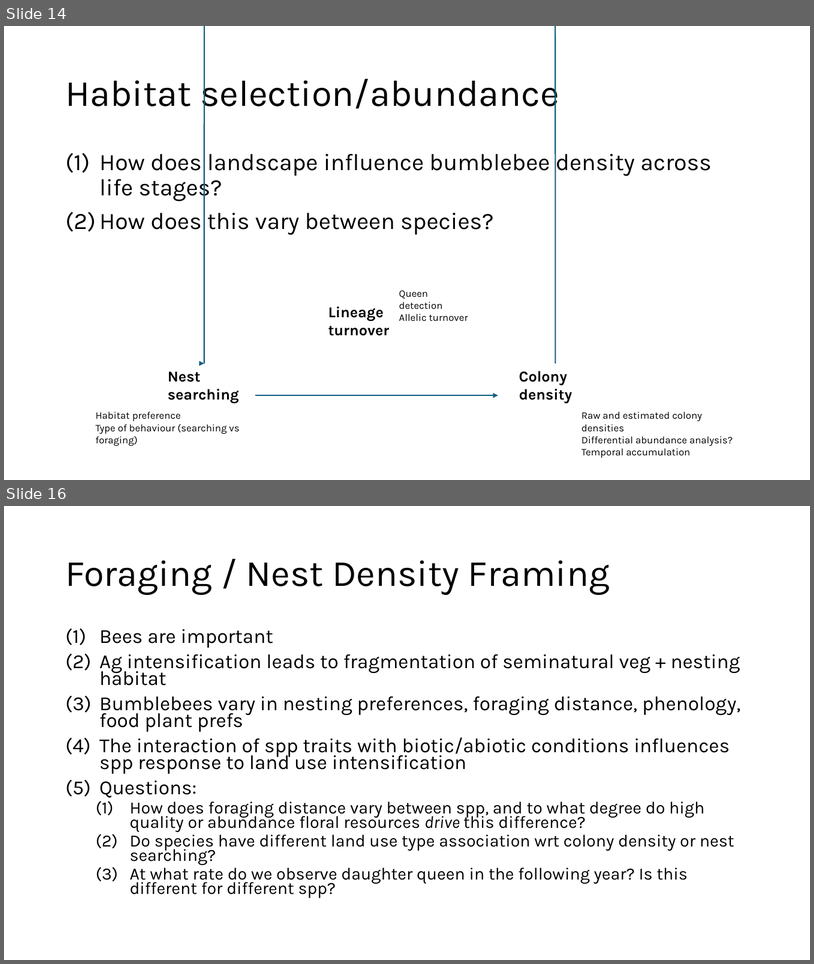
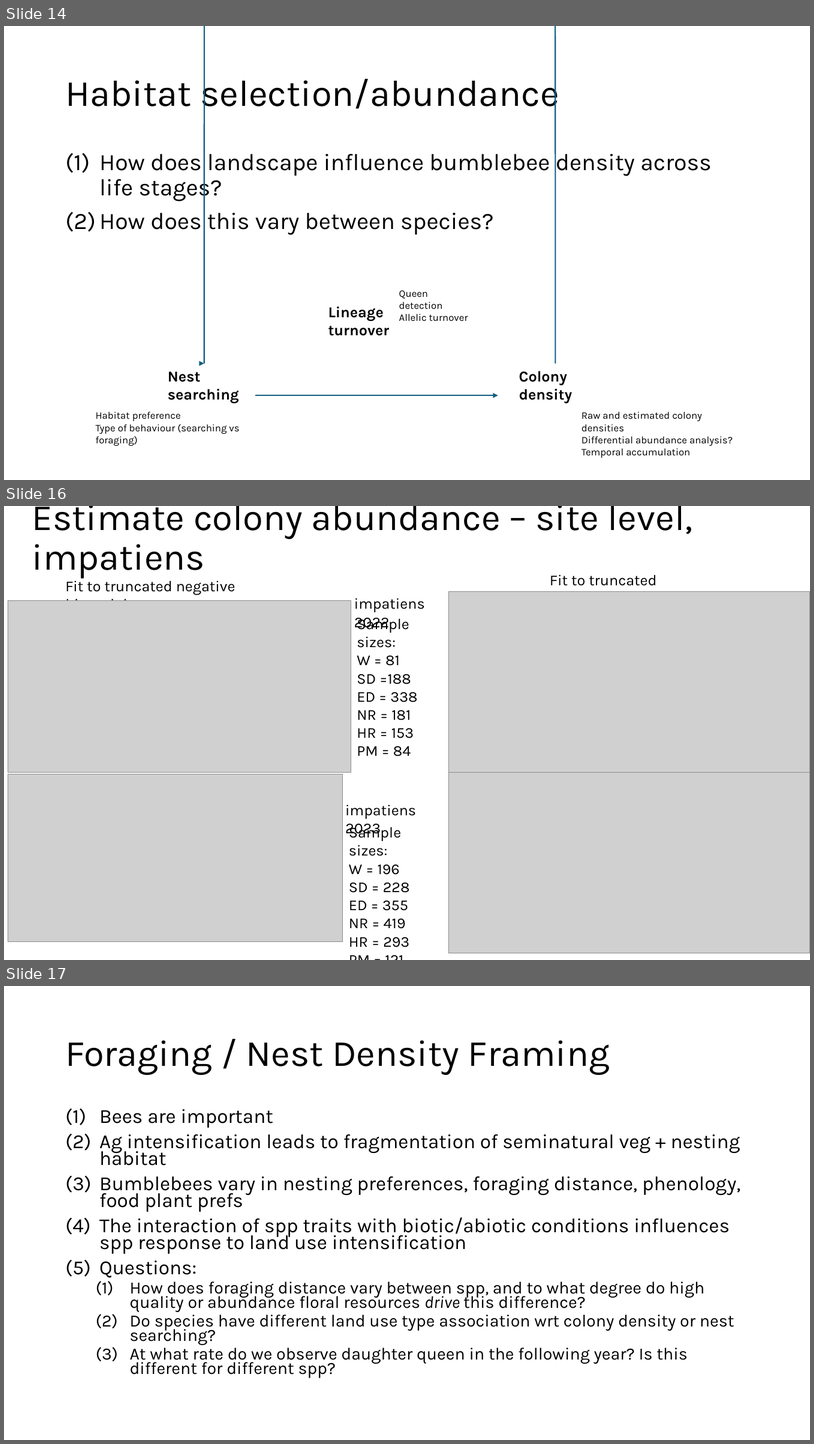
Before and after one commit to jmelanson98/fv_landscapeforaging, a slide deck: docs/storyboard.pptx. Shown one above the other, each under a label of ours: slides 14 and 16 before the commit, slides 14, 16 and 17 after it; the slides between them are not shown. The pictures are 814x964 and 814x1444 pixels, drawn with LibreOffice and Linux fonts; fonts in the diff are those of the drawing; grey boxes stand for pictures. Boxes give left, top, right and bottom in pixels: in the first picture for what was removed or moved away, otherwise in the second. Text is boxed around its words. In the diff, an @@ line names an element or a change of style, - is before the commit and + after.

```diff
--- a/docs/storyboard.pptx
+++ b/docs/storyboard.pptx
@@ slide 16 added at [4, 506, 810, 960], background #FFFFFF @@
@@ title added at [32, 506, 693, 579], 44 pt, text #000000 @@
+Estimate colony abundance – site level, impatiens
@@ text added at [550, 574, 657, 592], 18 pt, text #000000 @@
+Fit to truncated poisson
@@ text added at [65, 578, 236, 601], 18 pt, text #000000 @@
+Fit to truncated negative binomial
@@ picture added at [449, 591, 810, 772] @@
@@ picture added at [8, 600, 351, 772] @@
@@ text added at [354, 598, 425, 630], 18 pt, text #000000 @@
+impatiens 2022
@@ text added at [357, 618, 417, 756], 18 pt, text #000000 @@
+Sample sizes:
+W = 81
+SD =188
+ED = 338
+NR = 181
+HR = 153
+PM = 84
@@ picture added at [8, 774, 344, 942] @@
@@ picture added at [449, 772, 810, 953] @@
@@ text added at [345, 804, 416, 837], 18 pt, text #000000 @@
+impatiens 2023
@@ text added at [349, 824, 410, 947], 18 pt, text #000000 @@
+Sample sizes:
+W = 196
+SD = 228
+ED = 355
+NR = 419
+HR = 293
+PM = 121
@@ what was slide 16 is now slide 17 @@
```
Also in this commit, not shown: 1 slide changed, 1 other file.
